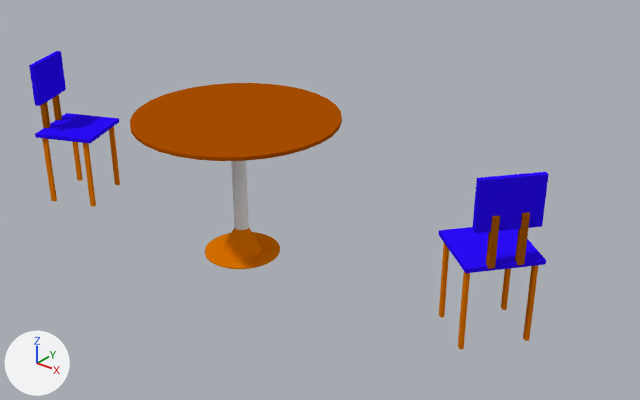
Renders of the Blender file 1vox.blend from each side of a commit.
Camera for both pictures: a 50 mm lens placed at (11.28, -10.47, 8.87), pointed at (1.14, 2.2, 1.01). The axes (+X, +Y, +Z) are drawn at lower left. The lights are the same throughout.

Names of what the first picture shows: 'Blue Chair 1', 'Blue Chair 2', 'Table', 'chair1_pt009', 'chair1_pt009.001', 'table2_pt001', 'table2_pt002', 'table2_pt003'.
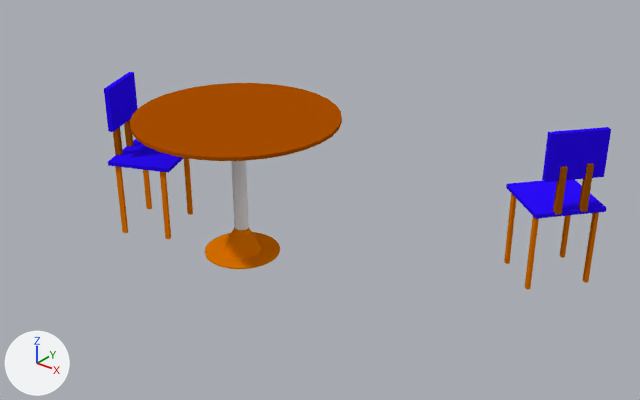
Changed parts and their boxes [x1, y1, x2, y2] in the pictures (640 x 400 px):
'chair1_pt009.001', moved: before [472, 172, 549, 233]; after [542, 127, 611, 182]
'Blue Chair 1', moved: before [438, 227, 546, 273]; after [506, 180, 606, 219]
'Blue Chair 2', moved: before [35, 113, 119, 144]; after [108, 139, 183, 173]
'chair1_pt009', moved: before [29, 51, 66, 106]; after [104, 72, 138, 132]
'chair1_pt004.000', moved: before [523, 265, 538, 341]; after [583, 212, 599, 283]
'chair1_pt002.000', moved: before [458, 272, 470, 349]; after [525, 217, 539, 290]
'chair1_pt007.001', moved: before [515, 212, 530, 265]; after [579, 164, 594, 212]
'chair1_pt008.001', moved: before [486, 216, 500, 269]; after [553, 166, 568, 215]
'chair1_pt001.000', moved: before [439, 243, 449, 318]; after [504, 193, 516, 264]
'chair1_pt003.001', moved: before [83, 143, 96, 207]; after [160, 172, 171, 239]
'chair1_pt004.001', moved: before [42, 138, 57, 201]; after [115, 166, 128, 233]
'chair1_pt001.001', moved: before [109, 126, 120, 185]; after [184, 158, 193, 215]
'chair1_pt003.000', moved: before [501, 268, 511, 310]; after [560, 215, 571, 258]
'chair1_pt002.002', moved: before [72, 142, 83, 181]; after [143, 170, 152, 209]
'chair1_pt007', moved: before [40, 102, 50, 128]; after [113, 127, 123, 155]
'chair1_pt008', moved: before [52, 94, 62, 121]; after [124, 120, 133, 146]

Diff of the bpy script that builds the scene:
```diff
--- a/1vox.blend.py
+++ b/1vox.blend.py
@@ ob_blue_chair_1 @@
 ob_blue_chair_1 = bpy.data.objects.new('Blue Chair 1', me_chair1_pt000_004)
-ob_blue_chair_1.location = (5.35, 1.52, 1.67)
+ob_blue_chair_1.location = (5.35, 3.98, 1.67)
 ob_blue_chair_1.rotation_euler = (0.0, 0.0, 8.738)  # degrees (0, 0, 141)
@@ ob_blue_chair_2 @@
 ob_blue_chair_2 = bpy.data.objects.new('Blue Chair 2', me_chair1_pt000)
-ob_blue_chair_2.location = (-4.69, 0.76, 1.6)
+ob_blue_chair_2.location = (-2.21, 0.76, 1.6)
 ob_blue_chair_2.rotation_euler = (0.0, 0.0, 6.692)  # degrees (0, 0, 23)
```
